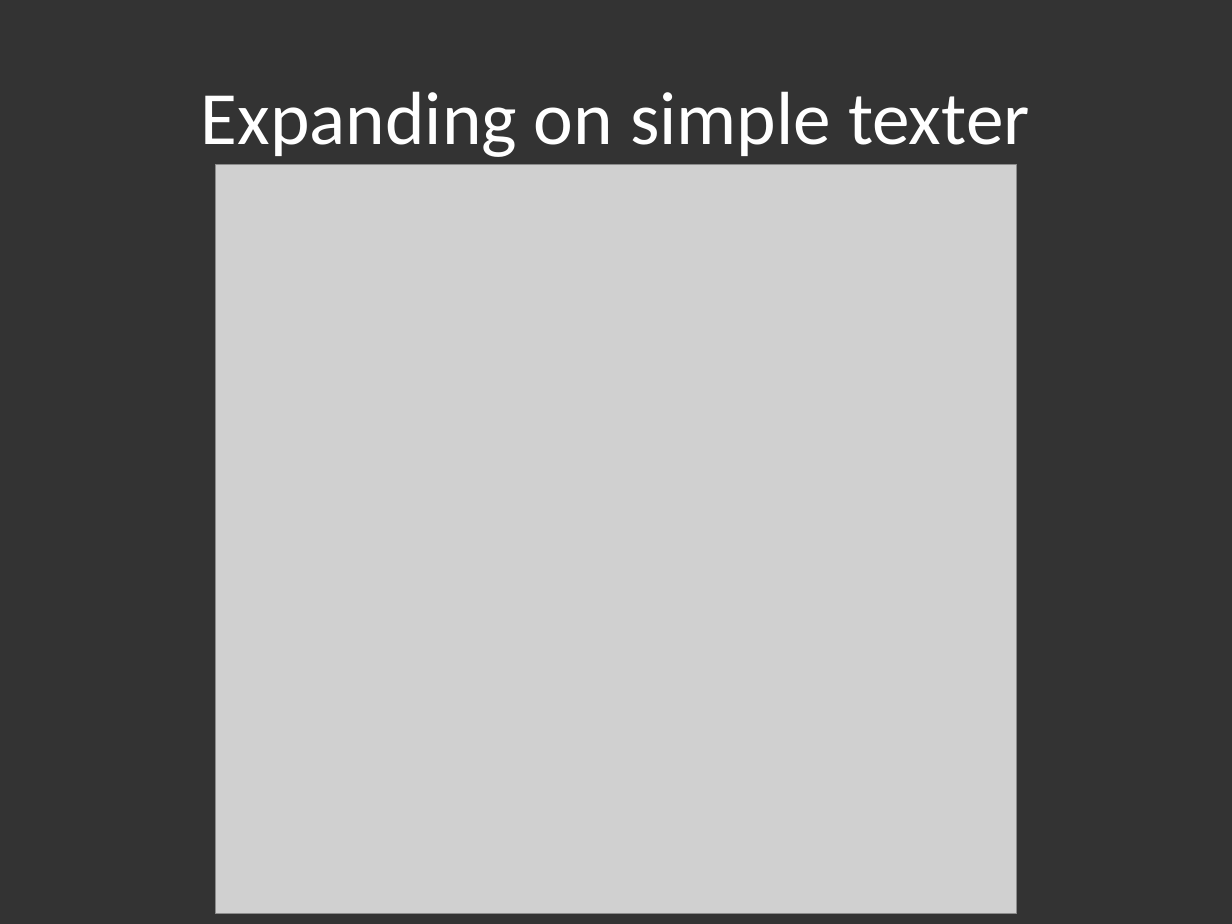
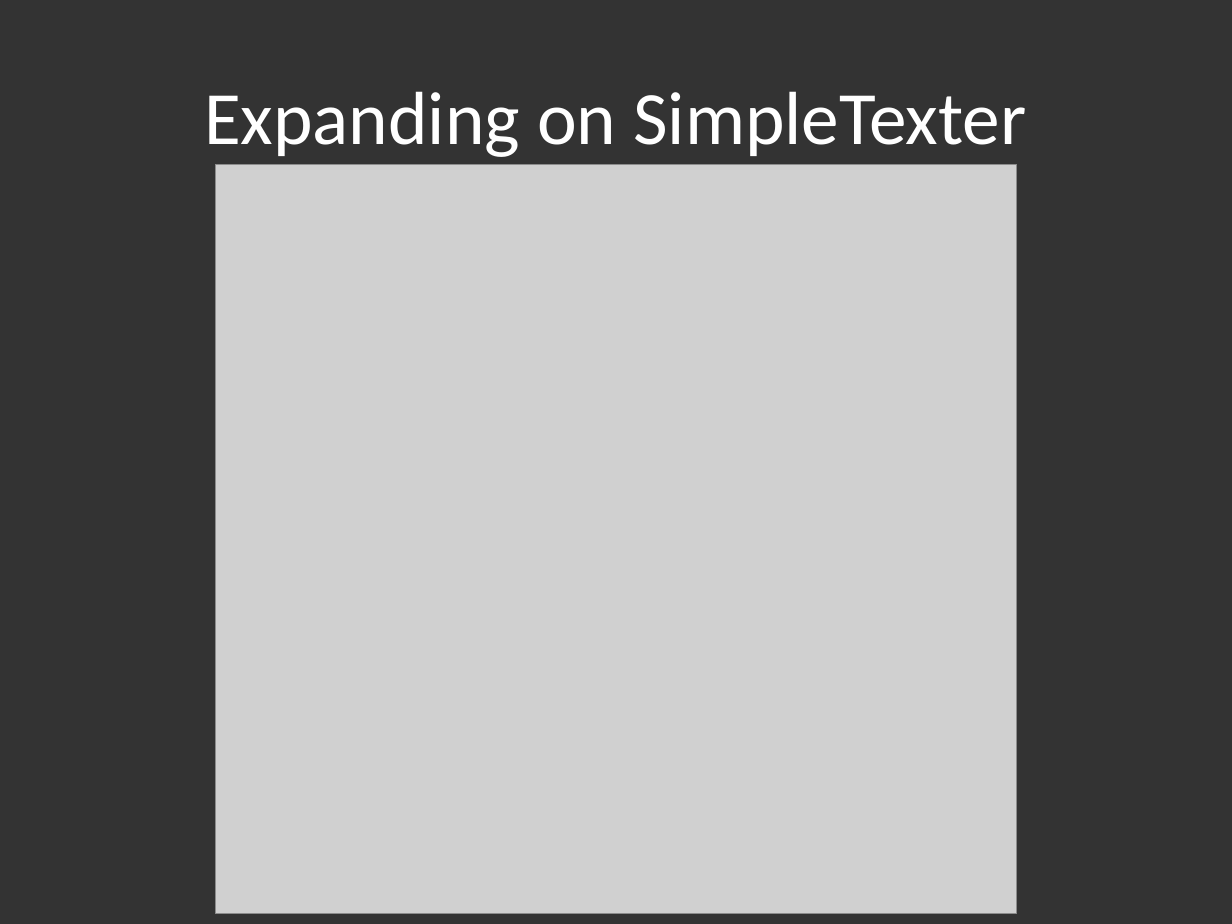
Before and after one commit to hlfshell/My-Robot-Friend---Alexa, a slide deck: slide 12 of My Robot Friend - Alexa.js.pptx (slide 19 before the commit). Drawn at 1232x924 pixels with LibreOffice and Linux fonts; fonts in the diff are those of the drawing; grey boxes stand for pictures. Boxes give left, top, right and bottom in pixels: in the first picture for what was removed or moved away, otherwise in the second. Text is boxed around its words. In the diff, an @@ line names an element or a change of style, - is before the commit and + after.

```diff
--- a/My Robot Friend - Alexa.js.pptx
+++ b/My Robot Friend - Alexa.js.pptx
@@ title at box(204, 91, 1026, 157): text changed @@
-Expanding on simple texter
+Expanding on SimpleTexter
```
Also in this commit, not shown: 2 other slides changed, 1 slide added, 1 slide removed, 7 other files.
